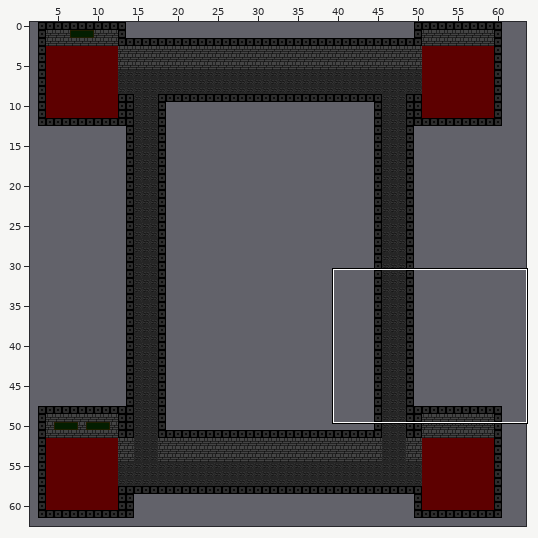
Tiled map: dungeon-crawler/bin/Windows/x86/Debug/Content/maps/castle.tmx. The picture above shows the old version from afar; the outline marks the close-up.
Close-up. The starting point:
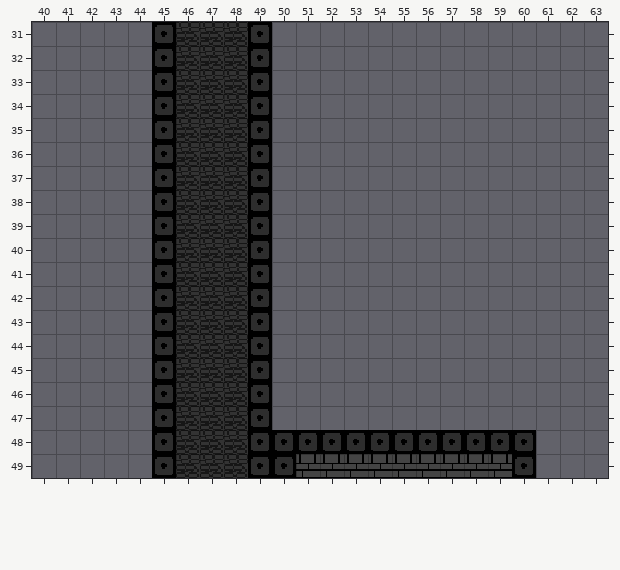
Cells are 16x16 px. Shown: x 40..63, y 31..49. The commit also changed other parts of the map, which this record leaves out.
Once edited:
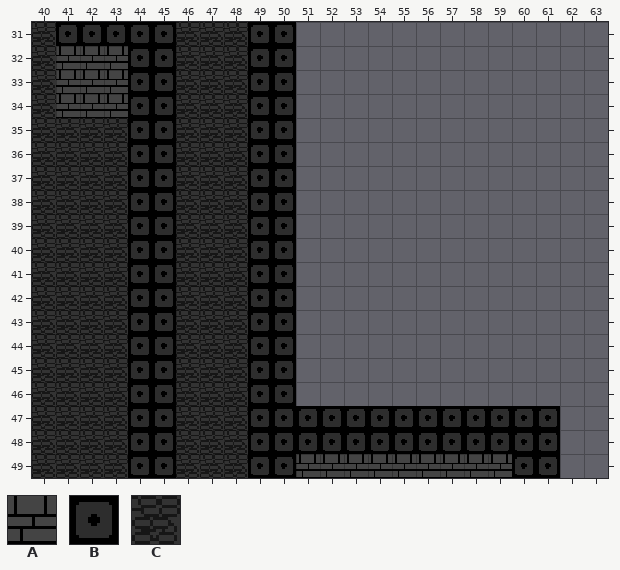
Key: from "castle": A 1, B 3, C 4.
_ is an empty cell, . an unchanged one.
Diff:
--- layer "Layer 1"
@@ x 40..43 @@
-31 _...
-32 _...
-33 _...
-34 _...
-35 ____
-36 ____
-37 ____
-38 ____
-39 ____
-40 ____
-41 ____
-42 ____
-43 ____
-44 ____
-45 ____
-46 ____
-47 ____
-48 ____
-49 ____
+31 C...
+32 C...
+33 C...
+34 C...
+35 CCCC
+36 CCCC
+37 CCCC
+38 CCCC
+39 CCCC
+40 CCCC
+41 CCCC
+42 CCCC
+43 CCCC
+44 CCCC
+45 CCCC
+46 CCCC
+47 CCCC
+48 CCCC
+49 CCCC
--- layer "Collision Layer"
@@ x 41..61 @@
-31 ____....._...........
-32 ____....._...........
-33 ____....._...........
-34 ____....._...........
-35 ..._....._...........
-36 ..._....._...........
-37 ..._....._...........
-38 ..._....._...........
-39 ..._....._...........
-40 ..._....._...........
-41 ..._....._...........
-42 ..._....._...........
-43 ..._....._...........
-44 ..._....._...........
-45 ..._....._...........
-46 ..._....._...........
-47 ..._.....____________
-48 ..._................_
-49 ..._................_
+31 BBBB.....B...........
+32 AAAB.....B...........
+33 AAAB.....B...........
+34 AAAB.....B...........
+35 ...B.....B...........
+36 ...B.....B...........
+37 ...B.....B...........
+38 ...B.....B...........
+39 ...B.....B...........
+40 ...B.....B...........
+41 ...B.....B...........
+42 ...B.....B...........
+43 ...B.....B...........
+44 ...B.....B...........
+45 ...B.....B...........
+46 ...B.....B...........
+47 ...B.....BBBBBBBBBBBB
+48 ...B................B
+49 ...B................B
Where, in picture pixels (left, top, right, bottom), the same in both close-ups:
added: (32, 22, 152, 478)
added: (272, 22, 560, 478)
